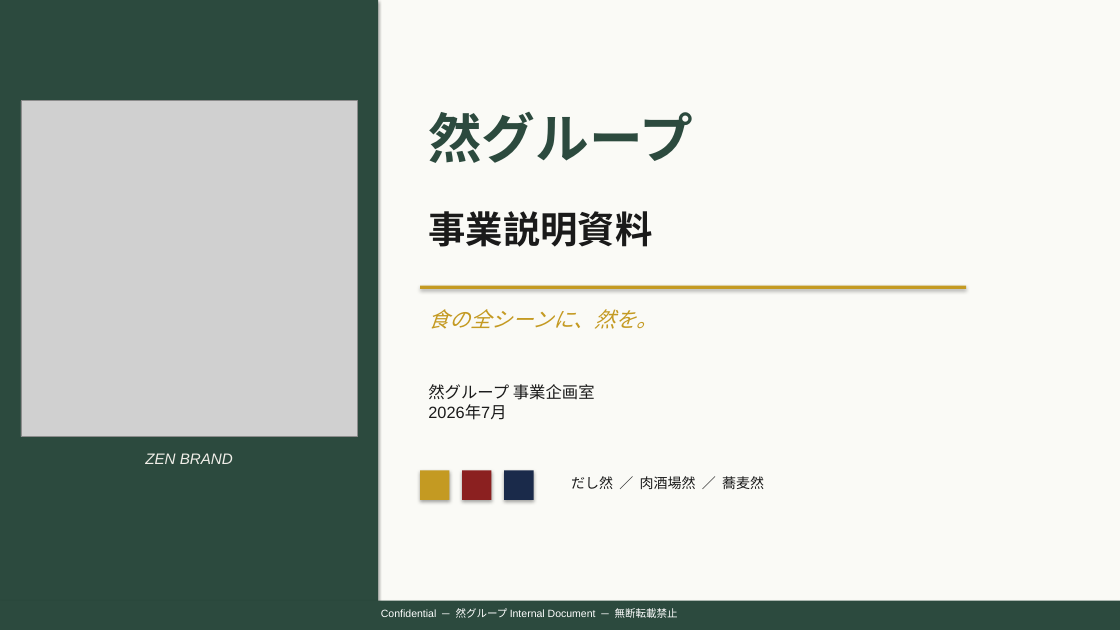
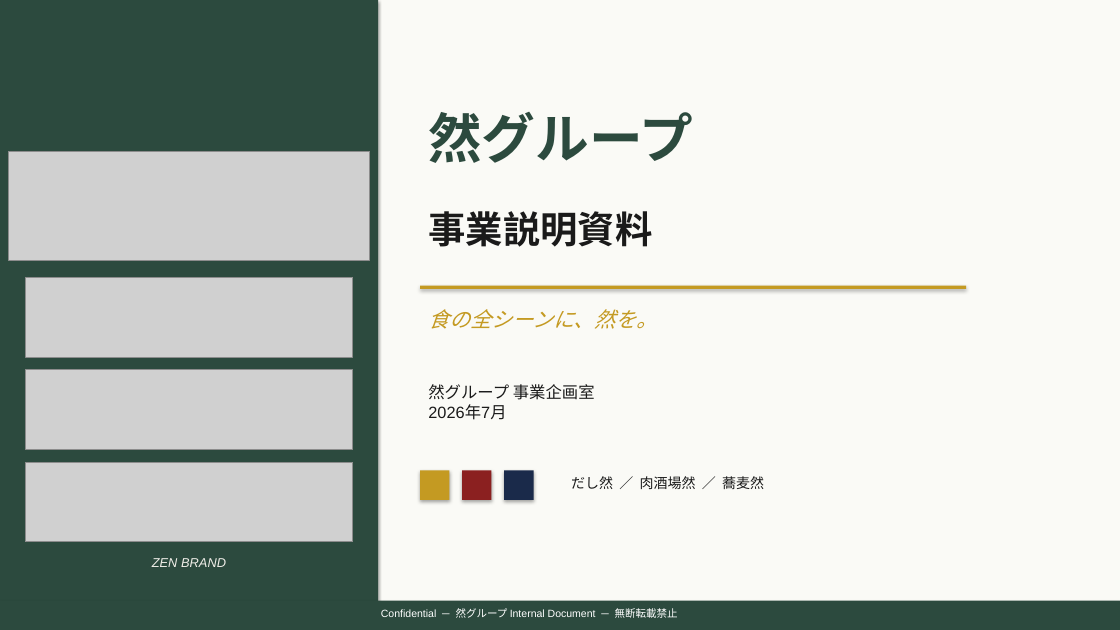
Before and after one commit to hunkotusaisinryo-lab/test-repo, a slide deck: slide 1 of zen/07_融資・投資家資料/然グループ_統合ピッチデッキ_強化版.pptx. Drawn at 1120x630 pixels with LibreOffice and Linux fonts; fonts in the diff are those of the drawing; grey boxes stand for pictures. Boxes give left, top, right and bottom in pixels: in the first picture for what was removed or moved away, otherwise in the second. Text is boxed around its words. In the diff, an @@ line names an element or a change of style, - is before the commit and + after.

```diff
--- a/zen/07_融資・投資家資料/然グループ_統合ピッチデッキ_強化版.pptx
+++ b/zen/07_融資・投資家資料/然グループ_統合ピッチデッキ_強化版.pptx
@@ picture removed at (21,101,357,437) @@
@@ picture added at (8,151,370,260) @@
@@ picture added at (25,277,353,357) @@
@@ picture added at (25,370,353,450) @@
@@ picture added at (25,462,353,542) @@
@@ text "ZEN BRAND": place and size @@
-text "ZEN BRAND" at (145,453,233,464)
+text "ZEN BRAND" at (152,558,226,567)
@@ text "ZEN BRAND" at (152,558,226,567): size 13 to 11 pt @@
```
Also in this commit, not shown: 3 other slides changed, 5 other files.
